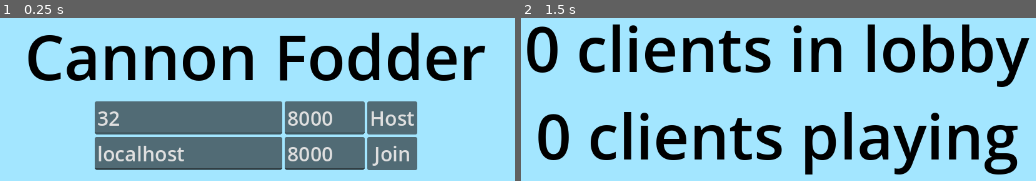
Above: before the commit, frames 1-2 (left to right).
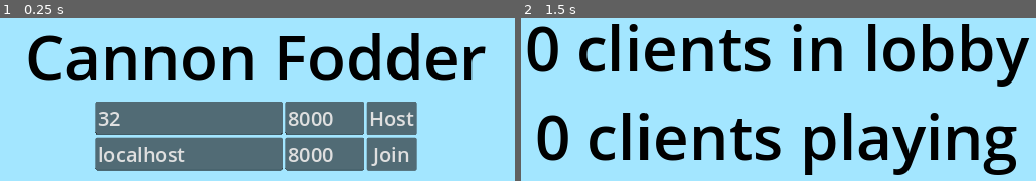
Above: after the commit, the same moments.

Repository: TheMaydayMan/Cannon-Fodder
Game: Godot game, scene res://Menu.tscn
Two runs of this game, one before a commit and one after it. Both use one fixed random seed, a clock stepped at 60 frames per second and the inputs below.
Inputs (mouse positions are in pixels of both pictures, inside the frame that each line leads up to):
- Up to frame 1 (0.25 s): no input
- Up to frame 2 (1.5 s): click "Host" at 0.5 s; tap Enter at 1.25 s; move the mouse to (953, 70) at 1.27 s; tap Space (continue) at 1.35 s; click (953, 70) at 1.42 s

The runs differ from the first frame. In frame 1, 6.6% of the frame differs, in the area x 5-95%, y 8-94%; in frame 2, 7.2%, in the area x 1-99%, y 3-97%.
Error after the commit: Invalid access of index '1' on a base object of type: 'PackedStringArray'. (res://Menu.gd:5)

Commit message:
Multiplayer is almost done
Gotten up to telling all actors to resolve

Diff:
--- a/Castles/Examples/ExampleCastleA.tscn
+++ b/Castles/Examples/ExampleCastleA.tscn
@@ -1,10 +1,11 @@
-[gd_scene load_steps=10 format=3 uid="uid://jr8c1gv1iudm"]
+[gd_scene load_steps=11 format=3 uid="uid://jr8c1gv1iudm"]
 
 [ext_resource type="Shader" path="res://Visuals/PolygonTextureWindow.gdshader" id="1_bxryh"]
 [ext_resource type="Texture2D" uid="uid://ogcq4v5hux1k" path="res://Visuals/CheckerTexture.png" id="2_ngawk"]
 [ext_resource type="Script" path="res://Polygon Scripts/Core/PolyBody.gd" id="3_f2nue"]
+[ext_resource type="Script" path="res://Castles/Examples/dot.gd" id="4_5qcl4"]
 [ext_resource type="Script" path="res://Polygon Scripts/Visuals/Outline.gd" id="4_h1jd0"]
-[ext_resource type="Script" path="res://Legacy Game Logic/Cannon.gd" id="5_j0kcw"]
+[ext_resource type="Script" path="res://Polygon Scripts/Cannon.gd" id="5_ix1yh"]
 [ext_resource type="Shader" path="res://Visuals/MovingLine.gdshader" id="6_qg5rk"]
 
 [sub_resource type="ShaderMaterial" id="ShaderMaterial_2cwii"]
@@ -23,23 +24,25 @@
 [node name="Castle Base" type="Polygon2D" parent="." node_paths=PackedStringArray("connections", "anchors")]
 texture_repeat = 2
 material = SubResource("ShaderMaterial_2cwii")
-position = Vector2(-70, -200)
 color = Color(0.666567, 0.666569, 0.666568, 1)
 texture = ExtResource("2_ngawk")
-polygon = PackedVector2Array(0, 200, 0, 0, 0, -70, 70, -70, 70, 0, 140, 0, 140, 200)
+polygon = PackedVector2Array(-70, 0, -70, -200, -70, -270, 0, -270, 0, -200, 70, -200, 70, 0)
 script = ExtResource("3_f2nue")
 connections = [NodePath("../Cannon"), NodePath("../Cannon2")]
 anchors = [NodePath("Left Anchor"), NodePath("Center Anchor"), NodePath("Right Anchor")]
 metadata/_edit_group_ = true
 
 [node name="Left Anchor" type="Node2D" parent="Castle Base"]
-position = Vector2(1, 199)
+position = Vector2(-69, -1)
+script = ExtResource("4_5qcl4")
 
 [node name="Center Anchor" type="Node2D" parent="Castle Base"]
-position = Vector2(70, 199)
+position = Vector2(0, -1)
+script = ExtResource("4_5qcl4")
 
 [node name="Right Anchor" type="Node2D" parent="Castle Base"]
-position = Vector2(139, 199)
+position = Vector2(69, -1)
+script = ExtResource("4_5qcl4")
 
 [node name="Outline" type="Line2D" parent="Castle Base"]
 closed = true
@@ -51,13 +54,11 @@
 position = Vector2(70, -200)
 color = Color(0.29219, 0.29219, 0.29219, 1)
 polygon = PackedVector2Array(15, 0, 11, 11, 0, 15, -11, 11, -15, 0, -11, -11, 0, -15, 11, -11)
-script = ExtResource("5_j0kcw")
-max_power = 1200.0
-aim_power_scale = 4.0
-cannonball_radius = 5.0
+script = ExtResource("5_ix1yh")
+max_launch_power = 1000.0
+max_power_distance = 500.0
+cannonball_radius = 6.0
 blast_radius = 50.0
-aim_line_thickness = 5.0
-fragile = true
 metadata/_edit_group_ = true
 
 [node name="Outline" type="Line2D" parent="Cannon"]
@@ -73,13 +74,11 @@
 position = Vector2(0, -270)
 color = Color(0.29219, 0.29219, 0.29219, 1)
 polygon = PackedVector2Array(15, 0, 11, 11, 0, 15, -11, 11, -15, 0, -11, -11, 0, -15, 11, -11)
-script = ExtResource("5_j0kcw")
-max_power = 1200.0
-aim_power_scale = 4.0
-cannonball_radius = 5.0
+script = ExtResource("5_ix1yh")
+max_launch_power = 1000.0
+max_power_distance = 500.0
+cannonball_radius = 6.0
 blast_radius = 50.0
-aim_line_thickness = 5.0
-fragile = true
 metadata/_edit_group_ = true
 
 [node name="Outline" type="Line2D" parent="Cannon2"]
--- /dev/null
+++ b/Castles/Examples/dot.gd
@@ -0,0 +1,7 @@
+extends Node2D
+
+func _process(delta: float) -> void:
+	queue_redraw()
+
+func _draw() -> void:
+	draw_circle(Vector2.ZERO, 5, Color.WHITE)
--- a/ClientGame.gd
+++ b/ClientGame.gd
@@ -1,7 +1,96 @@
 extends Node2D
+
+enum {LOBBY, ACTING, LOCKED, RESOLVING}
+var game_state = LOBBY
+
+var actors = []
+var selected_actor_index = -1
+
+var fight_scene
+var game_ui
+
+var castle
+var opponent_id
+var opponent_castle
+
+var opponent_locked = false
+
+var locked_actor_configurations = null
 
 func _ready() -> void:
 	# Connect to the server
 	var peer = ENetMultiplayerPeer.new()
 	peer.create_client(Global.address, Global.port)
 	multiplayer.multiplayer_peer = peer
+
+func start_game(opp_id: int) -> void:
+	# Set defaults
+	opponent_id = opp_id
+	game_state = ACTING
+	fight_scene = get_tree().current_scene.get_child(0)
+
+	# Identify castles
+	castle = fight_scene.get_node(str(multiplayer.get_unique_id()))
+	opponent_castle = fight_scene.get_node(str(opponent_id))
+
+	# Define actors and set up UI
+	load_actors()
+	game_ui = preload("res://GameUI.tscn").instantiate()
+	get_tree().current_scene.add_child(game_ui)
+	game_ui.get_node("LockIn").pressed.connect(lock_in)
+
+# Identify and remember all controlled PolyActors
+func load_actors() -> void:
+	Global.process_all_children(castle, func(child):
+		if child is PolyActor:
+			child.selectable = true
+			actors.append(child)
+	)
+
+# Check for clicking on actors
+func _input(event):
+	if event is InputEventMouseButton:
+		if event.is_pressed() and event.button_index == MOUSE_BUTTON_LEFT:
+			if selected_actor_index == -1: # Left click, select new actor
+				for actor in actors:
+					if Geometry2D.is_point_in_polygon(get_global_mouse_position(), actor.global_polygon()):
+						selected_actor_index = actors.find(actor)
+						actor.select()
+						break
+			else: # Left click, configure chosen actor
+				actors[selected_actor_index].configure()
+				selected_actor_index = -1
+		elif event.is_pressed() and event.button_index == MOUSE_BUTTON_RIGHT:
+			if selected_actor_index != -1: # Right click, cancel current actor configuration
+				actors[selected_actor_index].deselect()
+				selected_actor_index = -1
+
+# Send all actions to the server
+func lock_in() -> void:
+	if game_state == ACTING: # Can only do it once
+		# Fetch configurations
+		locked_actor_configurations = Dictionary()
+		for actor in actors:
+			locked_actor_configurations[Global.to_generic_path(actor, fight_scene)] = actor.config
+
+		# Send configurations
+		Global.send_server_actions.rpc_id(1, multiplayer.get_unique_id(), var_to_bytes(locked_actor_configurations))
+		game_state = LOCKED
+		update_lock_in_text()
+	else: # Reset your configuration to show what you locked in with
+		Global.configure_actors(locked_actor_configurations, self, false)
+
+# Update the lock in UI
+func update_lock_in_text() -> void:
+	var sum = 0
+
+	if game_state == LOCKED or game_state == RESOLVING:
+		game_ui.get_node("LockIn").text = "Locked In"
+		sum += 1
+	else:
+		game_ui.get_node("LockIn").text = "Lock In"
+
+	if opponent_locked:
+		sum += 1
+
+	game_ui.get_node("PlayersRemaining").text = str(sum) + "/2 Players Locked"
--- /dev/null
+++ b/GameUI.tscn
@@ -0,0 +1,20 @@
+[gd_scene format=3 uid="uid://kqvxtp6cwuc8"]
+
+[node name="GameUI" type="CanvasLayer"]
+
+[node name="PlayersRemaining" type="Label" parent="."]
+offset_left = 560.0
+offset_top = 645.0
+offset_right = 710.0
+offset_bottom = 670.0
+text = "0/2 Players Locked"
+horizontal_alignment = 1
+vertical_alignment = 1
+
+[node name="LockIn" type="Button" parent="."]
+offset_left = 560.0
+offset_top = 670.0
+offset_right = 710.0
+offset_bottom = 720.0
+theme_override_font_sizes/font_size = 26
+text = "Lock In"
--- a/Global.gd
+++ b/Global.gd
@@ -3,25 +3,55 @@
 var address
 var port
 var max_players
+var game_master
+
+# Start client games
+@rpc
+func load_new_client_game(level_path: String, player_1_id: int, player_2_id: int, castle_1_path: String, castle_2_path: String):
+	load_new_game(level_path, player_1_id, player_2_id, castle_1_path, castle_2_path, get_tree().current_scene, get_tree().current_scene)
+
+func load_new_game(level_path: String, player_1_id: int, player_2_id: int, castle_1_path: String, castle_2_path: String, gm: Node, level_top: Node):
+	game_master = gm
+	var level = load(level_path).instantiate()
+	level_top.add_child(level)
+	spawn_castle("Player1CastleLocation", castle_1_path, level, player_1_id)
+	spawn_castle("Player2CastleLocation", castle_2_path, level, player_2_id)
+	print("Level hash: " + hash_game_paths(level))
+
+func hash_game_paths(level_top: Node) -> String:
+	var hash = [""]
+	process_all_children(level_top, func(child):
+		hash[0] = str(hash[0], to_generic_path(child, level_top))
+		hash[0] = hash[0].sha256_text()
+	)
+	return hash[0 ]
 
 @rpc
-func load_new_game(level_path: String, castle_1_path: String, castle_2_path: String):
-	var level = load(level_path).instantiate()
-	get_tree().current_scene.add_child(level)
-	spawn_castle("Player1CastleLocation", castle_1_path, level)
-	spawn_castle("Player2CastleLocation", castle_2_path, level)
+func start_client_game(opponent_id: int):
+	game_master.start_game(opponent_id)
 
-func spawn_castle(location: String, path: String, level: Node2D):
+# Load castles
+func spawn_castle(location: String, path: String, level: Node2D, id: int):
 	var castle_location = level.get_node(location)
 	var castle = load(path).instantiate()
+	castle.name = str(id)
+
+	process_all_children(castle, func(child):
+		if child is PolyBody:
+			child.name = str(id) + "-" + child.name
+	)
 
 	if castle_location.flipped:
 		for c in castle.get_children():
-			var new_poly = PackedVector2Array()
-			for p in c.polygon:
-				new_poly.append(Vector2(-p.x - c.position.x*2, p.y))
-			new_poly.reverse() # Only counterclockwise polygons work
-			c.polygon = new_poly
+			if c is Polygon2D:
+				var new_poly = PackedVector2Array()
+				for p in c.polygon:
+					new_poly.append(Vector2(-p.x, p.y))
+				new_poly.reverse() # Only counterclockwise polygons work
+				c.polygon = new_poly
+				c.position.x = -c.position.x
+			else:
+				pass
 
 	castle.global_transform = castle_location.global_transform
 	level.add_child(castle)
@@ -29,3 +59,50 @@
 		for c in castle.get_children():
 			c.reparent(level)
 	).call_deferred.call_deferred.call_deferred()
+
+
+# Action resolving RPCs and utilities
+@rpc("any_peer") # Actor configuaration from client to server
+func send_server_actions(client_id: int, actions_bytes: PackedByteArray):
+	game_master.recieve_actions(client_id, bytes_to_var(actions_bytes))
+
+@rpc # Opponent lock in alert from server to client
+func alert_opponent_lock():
+	game_master.opponent_locked = true
+	game_master.update_lock_in_text()
+
+@rpc # Start resolution, bitch
+func send_clients_locked_actions(own_actions_bytes: PackedByteArray, opponent_actions_bytes: PackedByteArray):
+	configure_actors(bytes_to_var(own_actions_bytes), game_master.fight_scene, true)
+	configure_actors(bytes_to_var(opponent_actions_bytes), game_master.fight_scene, true)
+	print("All client actors configured")
+
+	# Resolve
+	await get_tree().create_timer(1).timeout
+	Global.resolve_all_actors(game_master.fight_scene)
+
+# Set the configuration of all the actors mentioned by their generic paths
+func configure_actors(configuration: Dictionary, top: Node, lock_all: bool) -> void:
+	for path in configuration:
+		print(path)
+		get_tree().root.get_node(from_generic_path(path, top)).config = configuration[path]
+
+func resolve_all_actors(top: Node) -> void:
+	process_all_children(top, func(actor):
+		if actor is PolyActor:
+			actor.resolve()
+	)
+
+
+# Trim parents off of paths
+func to_generic_path(node: Node, top: Node) -> String:
+	return str(node.get_path()).erase(0, str(top.get_path()).length())
+
+func from_generic_path(path: String, top: Node) -> String:
+	return str(top.get_path()) + path
+
+# Utility to process all children recursively
+func process_all_children(node: Node, operation: Callable) -> void:
+		for child in node.get_children():
+			operation.call(child)
+			process_all_children(child, operation)
--- /dev/null
+++ b/Menu.gd
@@ -0,0 +1,13 @@
+extends Node2D
+
+func _ready() -> void:
+	var args = OS.get_cmdline_args()
+	get_window().position = Vector2(int(args[1]), int(args[2]))
+	if args[3] == "server":
+		Global.max_players = int(get_node("VBoxContainer/Host/MaxPlayers").text)
+		Global.port = int(get_node("VBoxContainer/Host/Port").text)
+		get_tree().change_scene_to_file.call_deferred("res://Server.tscn")
+	else:
+		Global.address = get_node("VBoxContainer/Join/Address").text
+		Global.port = int(get_node("VBoxContainer/Join/Port").text)
+		get_tree().change_scene_to_file.call_deferred("res://ClientGame.tscn")
--- a/Menu.tscn
+++ b/Menu.tscn
@@ -1,6 +1,7 @@
-[gd_scene load_steps=4 format=3 uid="uid://biqcd6r2en0dc"]
+[gd_scene load_steps=5 format=3 uid="uid://biqcd6r2en0dc"]
 
 [ext_resource type="Script" path="res://CreateServer.gd" id="1_3ohku"]
+[ext_resource type="Script" path="res://Menu.gd" id="1_yh5db"]
 [ext_resource type="Script" path="res://JoinGame.gd" id="2_4fewc"]
 
 [sub_resource type="LabelSettings" id="LabelSettings_gh3kf"]
@@ -8,6 +9,7 @@
 font_color = Color(0, 0, 0, 1)
 
 [node name="Node2D" type="Node2D"]
+script = ExtResource("1_yh5db")
 
 [node name="VBoxContainer" type="VBoxContainer" parent="."]
 offset_right = 1280.0
--- /dev/null
+++ b/Polygon Scripts/Cannon.gd
@@ -0,0 +1,109 @@
+extends PolyActor
+
+@export var max_launch_power : float
+@export var max_power_distance : float
+
+@export var cannonball_radius : float
+@export var blast_radius : float
+@export var cannonball_color : Color
+
+func _process(delta: float) -> void:
+	super(delta)
+	queue_redraw()
+
+func _draw() -> void:
+	if selected:
+		draw_trajectory(get_global_mouse_position())
+	elif config["AimPos"]:
+		draw_trajectory(config["AimPos"])
+
+func draw_trajectory(pos: Vector2) -> void:
+	var origin_offset = polygon_centroid(global_to_local_polygon(global_polygon()))
+	var gravity = ProjectSettings.get_setting("physics/2d/default_gravity_vector") * ProjectSettings.get_setting("physics/2d/default_gravity")
+	var angle = polygon_centroid(global_polygon()).angle_to_point(pos)
+	var dot_pos = launch_pos(angle) + origin_offset
+	var dot_vel = launch_vel(gravity, pos - origin_offset)
+	var delta = 0.1
+	for i in 10:
+		draw_circle(dot_pos, 3, Color.WHITE)
+		dot_vel += gravity * delta
+		dot_pos += dot_vel * delta
+
+func launch_pos(angle: float) -> Vector2:
+	return (Vector2.RIGHT * 18).rotated(angle)
+
+func launch_vel(gravity: Vector2, pos: Vector2) -> Vector2:
+	return (pos - global_position) - (0.5 * gravity)
+
+func launch_power(pos: Vector2) -> float:
+	return min(polygon_centroid(global_polygon()).distance_to(pos), max_power_distance) / max_power_distance * max_launch_power
+
+func deselect() -> void:
+	super()
+
+func configure() -> void:
+	super()
+	config["AimPos"] = get_global_mouse_position()
+
+func resolve():
+	super()
+
+	if config["AimPos"]:
+		# Figure out velocity
+		var origin_offset = polygon_centroid(global_to_local_polygon(global_polygon()))
+		var gravity = ProjectSettings.get_setting("physics/2d/default_gravity_vector") * ProjectSettings.get_setting("physics/2d/default_gravity")
+		var angle = polygon_centroid(global_polygon()).angle_to_point(config["AimPos"])
+		var shot_pos = launch_pos(angle) + origin_offset
+		var shot_vel = launch_vel(gravity, config["AimPos"] - origin_offset)
+
+		# Create cannonball
+		var cannonball_body = RigidBody2D.new()
+		cannonball_body.global_position = shot_pos + global_position + (Vector2.RIGHT.rotated(angle) * cannonball_radius)
+		cannonball_body.linear_velocity = shot_vel
+		cannonball_body.contact_monitor = true
+		cannonball_body.max_contacts_reported = 1
+		var cannonball_collider = CollisionPolygon2D.new()
+		cannonball_collider.polygon = generate_polygon(24, cannonball_radius)
+		cannonball_body.add_child(cannonball_collider)
+		var cannonball_visual = Polygon2D.new()
+		cannonball_visual.polygon = cannonball_collider.polygon
+		cannonball_visual.color = cannonball_color
+		cannonball_collider.add_child(cannonball_visual)
+		body.get_parent().add_child(cannonball_body)
+
+		# Set to explode
+		var explode = func explode(_other: Node) -> void:
+			var hole = PolyHole.new()
+			hole.global_transform = cannonball_body.global_transform
+			hole.polygon = generate_polygon(24, blast_radius)
+			hole.color = Color.TRANSPARENT
+			hole.name = name
+			body.get_parent().add_child(hole)
+			cannonball_body.queue_free()
+			resolved.emit()
+		cannonball_body.body_entered.connect(explode)
+
+		# Auto-resolve after five seconds on miss
+		await get_tree().create_timer(5).timeout
+		if is_instance_valid(cannonball_body):
+			cannonball_body.queue_free()
+			resolved.emit()
+	else:
+		resolved.emit()
+
+func reset():
+	super()
+	config["AimPos"] = null
+
+
+func generate_polygon(sides: int, radius: float) -> PackedVector2Array:
+	var points = PackedVector2Array()
+	var angle_increment = 2 * PI / sides
+
+	for i in range(sides):
+		var angle = angle_increment * i
+		var x = radius * cos(angle)
+		var y = radius * sin(angle)
+		points.append(Vector2(x, y))
+
+	return points
--- /dev/null
+++ b/Polygon Scripts/PolyActor.gd
@@ -0,0 +1,44 @@
+extends PolyBody
+class_name PolyActor
+
+signal resolved
+
+var selectable = false
+var selected = false
+var configured = false
+var config = Dictionary()
+
+# Extenders must super() all the functions defined here.
+func _ready() -> void:
+	super()
+	reset()
+
+# All PolyActors must have an Outline child and super() their _process.
+func _process(delta: float) -> void:
+	super(delta)
+	if selectable:
+		get_node("Outline").texture = preload("res://Visuals/DottedLine.png")
+		get_node("Outline").width = 3 if selected else 2
+
+# Runs when the actor is selected to be configured. Extenders must ensure to only work if selectable.
+func select() -> void:
+	if selectable:
+		selected = true
+
+# Runs when the configuration is cancelled.
+func deselect() -> void:
+	selected = false
+
+# Runs when the configuration is verified.
+func configure() -> void:
+	configured = true
+	selected = false
+
+# Runs when the actor performs its action.
+func resolve() -> Signal:
+	return resolved
+
+# Runs at the start of a new round, including the first.
+func reset() -> void:
+	selected = false
+	configured = false
--- a/Polygon Scripts/Visuals/Outline.gd
+++ b/Polygon Scripts/Visuals/Outline.gd
@@ -2,6 +2,7 @@
 
 func _ready() -> void:
 	get_parent().polygon_changed.connect(update_line)
+	update_line()
 
 func update_line():
 	points = get_parent().polygon
--- a/Server.gd
+++ b/Server.gd
@@ -36,14 +36,58 @@
 	var level_path = "res://Legacy Game Logic/TestFightScene.tscn"
 	var castle_path = "res://Castles/Examples/ExampleCastleA.tscn"
 	# For server
-	var level = load(level_path).instantiate()
-	game["Viewport"].add_child(level)
-	Global.spawn_castle("Player1CastleLocation", castle_path, level)
-	Global.spawn_castle("Player2CastleLocation", castle_path, level)
+	Global.load_new_game(level_path, game["Player1"], game["Player2"], castle_path, castle_path, self, game["Viewport"])
 	# For clients
-	Global.load_new_game.rpc_id(game["Player1"], level_path, castle_path, castle_path)
-	Global.load_new_game.rpc_id(game["Player2"], level_path, castle_path, castle_path)
+	Global.load_new_client_game.rpc_id(game["Player1"], level_path, game["Player1"], game["Player2"], castle_path, castle_path)
+	Global.load_new_client_game.rpc_id(game["Player2"], level_path, game["Player1"], game["Player2"], castle_path, castle_path)
 
+	# Start up the game
+	game["Player1Actions"] = null
+	game["Player2Actions"] = null
+	game["WaitingForActions"] = true
+	Global.start_client_game.rpc_id(game["Player1"], game["Player2"])
+	Global.start_client_game.rpc_id(game["Player2"], game["Player1"])
+
+# Get actions from a client
+func recieve_actions(id: int, actions: Dictionary) -> void:
+	var game = game_from_player_id(id)
+	if game.size() > 0: # Make sure the client is a legit player
+		# Save the actions
+		var player = "Player1" if game["Player1"] == id else "Player2"
+		game[player + "Actions"] = actions
+
+		# Notify opponent that the player locked in
+		var opponent = "Player2" if game["Player1"] == id else "Player1"
+		Global.alert_opponent_lock.rpc_id(game[opponent])
+
+		# Resolve actions if all have been sent
+		if game["Player1Actions"] and game["Player2Actions"]:
+			resolve_actions(game)
+
+func resolve_actions(game: Dictionary) -> void:
+	# Send both clients the actions that will be resolved
+	var player_1_actions = var_to_bytes(game["Player1Actions"])
+	var player_2_actions = var_to_bytes(game["Player2Actions"])
+	Global.send_clients_locked_actions.rpc_id(game["Player1"], player_1_actions, player_2_actions)
+	Global.send_clients_locked_actions.rpc_id(game["Player2"], player_2_actions, player_1_actions)
+
+	# Configure own actors
+	Global.configure_actors(game["Player1Actions"], game["Viewport"].get_child(0), true)
+	Global.configure_actors(game["Player2Actions"], game["Viewport"].get_child(0), true)
+	print("All server actors configured")
+
+	# Resolve
+	await get_tree().create_timer(1).timeout
+	Global.resolve_all_actors(game["Viewport"].get_child(0))
+
+# Utility
+func game_from_player_id(id: int) -> Dictionary:
+	for game in playing_clients:
+		if game["Player1"] == id or game["Player2"] == id:
+			return game
+	return Dictionary()
+
+# Change the text in the server window
 func update_server_label() -> void:
 	get_node("ServerLabel").text = str(lobby_clients.size()) + " clients in lobby\n"
 	get_node("ServerLabel").text += str(playing_clients.size() * 2) + " clients playing"
--- a/project.godot
+++ b/project.godot
@@ -22,7 +22,7 @@
 
 window/size/viewport_width=1280
 window/size/viewport_height=720
-window/stretch/mode="viewport"
+window/stretch/mode="canvas_items"
 
 [input]
 
Renamed: Legacy Game Logic/Cannon.gd -> Legacy Game Logic/OldCannon.gd
